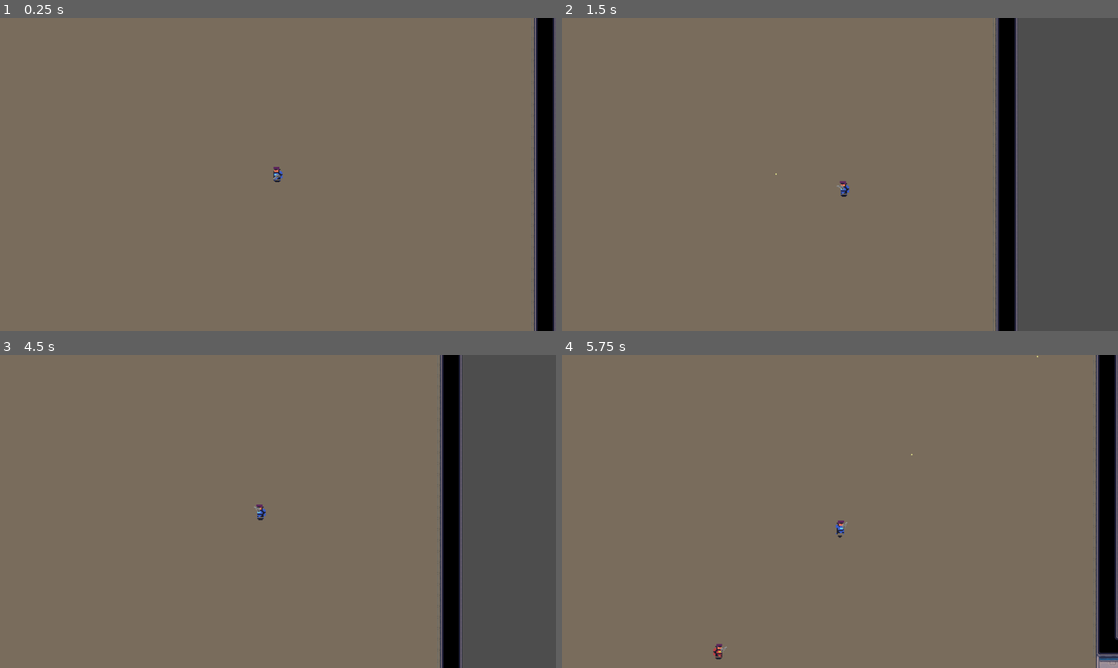
Above: before the commit, frames 1-4 (two rows, left to right).
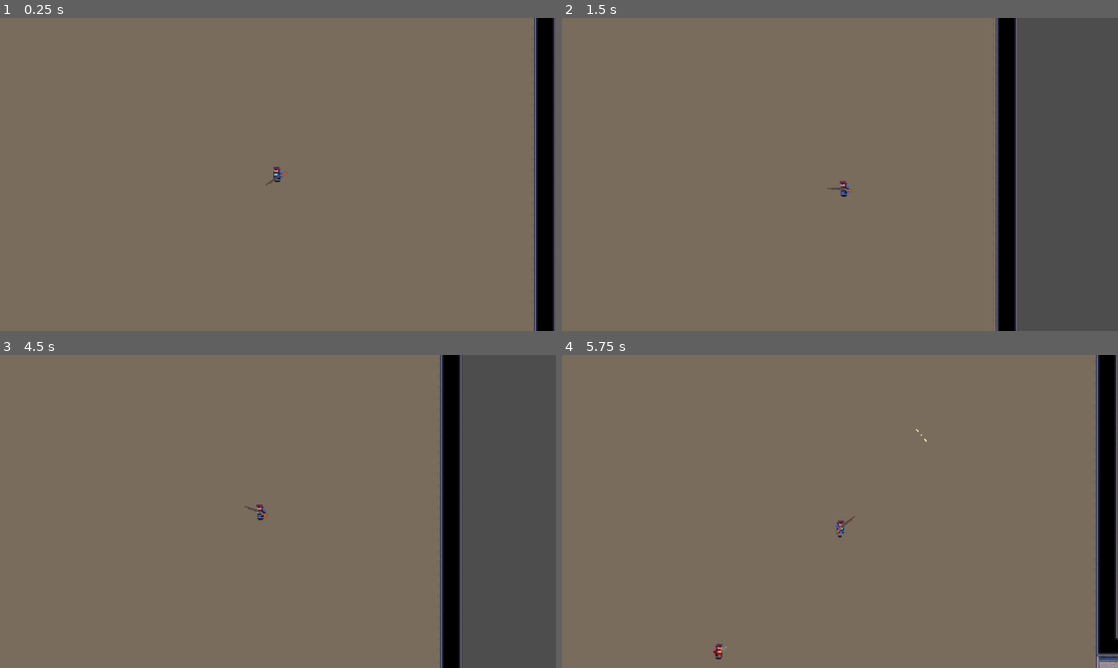
Above: after the commit, the same moments.

Repository: CatsArePanzers/godot-game-project
Game: Godot game, scene res://main.tscn
The game is run twice, just before and just after one commit, with the same random seed, the same clock (stepped at 60 frames per second) and the same inputs.
Inputs (mouse positions are in pixels of both pictures, inside the frame that each line leads up to):
- Up to frame 1 (0.25 s): no input
- Up to frame 2 (1.5 s): tap Enter at 0.5 s; move the mouse to (962, 158) at 0.52 s; press the mouse at (962, 158) at 0.53 s; hold D (move_right) 0.53-1.28 s; move the mouse to (728, 190) at 1.27 s; release the mouse at (728, 190) at 1.28 s; hold S (move_down) from 1.28 s (still down); click (728, 190) at 1.35 s
- Up to frame 3 (4.5 s): move the mouse to (333, 442) at 2.02 s; release S (move_down) at 2.03 s; press the mouse at (333, 442) at 2.03 s; hold D (move_right) 2.03-2.78 s; tap Tab (switch_player) at 2.1, 4.35 s; move the mouse to (250, 574) at 2.77 s; release the mouse at (250, 574) at 2.78 s; hold W (move_up) 2.78-3.53 s; click (250, 574) at 2.85 s; move the mouse to (444, 558) at 3.52 s; press the mouse at (444, 558) at 3.53 s; hold A (move_left) from 3.53 s (still down); move the mouse to (111, 464) at 4.27 s; release the mouse at (111, 464) at 4.28 s
- Up to frame 4 (5.75 s): click (673, 464) at 4.55 s; move the mouse to (867, 511) at 5.02 s; release A (move_left) at 5.03 s; press the mouse at (867, 511) at 5.03 s; hold S (move_down) from 5.03 s (still down)

The runs differ from the first frame. In frame 1, less than 0.1% of the frame differs, in the area x 47-52%, y 48-54%; in frame 2, less than 0.1%; in frame 3, less than 0.1%; in frame 4, less than 0.1%, in the area x 49-86%, y 0-58%.

Commit message:
Implemented shotgun

Diff:
--- a/entities/allies/ally.tscn
+++ b/entities/allies/ally.tscn
@@ -7,6 +7,7 @@
 [ext_resource type="PackedScene" uid="uid://dnf4ifbbuyirc" path="res://weapons/sniper.tscn" id="3_kbuka"]
 [ext_resource type="PackedScene" uid="uid://cjtek7s4wju4r" path="res://team.tscn" id="4_6rg4l"]
 [ext_resource type="PackedScene" uid="uid://cr2tvbx3nmjmu" path="res://weapons/pistol.tscn" id="4_ft6o3"]
+[ext_resource type="PackedScene" uid="uid://e5o8u7v1i8wc" path="res://weapons/shotgun.tscn" id="4_hlhdo"]
 
 [sub_resource type="CapsuleShape2D" id="CapsuleShape2D_f15xe"]
 radius = 11.0
@@ -244,7 +245,18 @@
 
 [node name="WeaponComponent" parent="." instance=ExtResource("3_3nq64")]
 
+[node name="Shotgun" parent="WeaponComponent" instance=ExtResource("4_hlhdo")]
+position = Vector2(4, -3)
+min_spread = 3.0
+max_spread = 5.0
+offset = 10
+
+[node name="Assault" parent="WeaponComponent" instance=ExtResource("2_xh4n6")]
+visible = false
+offset = 5
+
 [node name="Pistol" parent="WeaponComponent" instance=ExtResource("4_ft6o3")]
+visible = false
 position = Vector2(3, -4)
 offset = 4
 
@@ -253,9 +265,6 @@
 position = Vector2(1, -6)
 shot_velocity = 2500
 offset = 3
-
-[node name="Assault" parent="WeaponComponent" instance=ExtResource("2_xh4n6")]
-visible = false
 
 [node name="DetectionZone" type="Area2D" parent="." groups=["Enemy"]]
 scale = Vector2(2.44, 2.32)
--- a/main.gd
+++ b/main.gd
@@ -127,6 +127,8 @@
 		switch_player()
 
 func remove_dead_enemy(dead_enemy):
+	if enemy_controllers.get(dead_enemy) == null:
+		return
 	enemy_controllers[dead_enemy].queue_free()
 	enemy_controllers.erase(dead_enemy)
 	enemies.pop_at(enemies.find(dead_enemy))
--- a/weapons/assault.tscn
+++ b/weapons/assault.tscn
@@ -7,11 +7,12 @@
 [node name="Assault" type="Node2D"]
 script = ExtResource("1_m5o4b")
 bullet = ExtResource("2_rfooa")
+shots_amount = 1
 shot_velocity = 1500
 damage = 15
 min_spread = 1.0
 spread = 0.05
-max_spread = 10.0
+max_spread = 5.0
 offset = 12
 
 [node name="GunSprite" type="Sprite2D" parent="."]
@@ -21,7 +22,7 @@
 region_rect = Rect2(0, 41, 62, 22)
 
 [node name="GunBarrel" type="Marker2D" parent="."]
-position = Vector2(51, 0)
+position = Vector2(53, 0)
 
 [node name="Cooldown" type="Timer" parent="."]
 wait_time = 0.1
--- a/weapons/base/gun.gd
+++ b/weapons/base/gun.gd
@@ -7,6 +7,7 @@
 @onready var barrel = $GunBarrel
 @onready var sprite = $GunSprite
 
+@export var shots_amount:  int = 0
 @export var shot_velocity: int = 0
 @export var damage: 	   int = 0
 
@@ -30,9 +31,11 @@
 	if $Cooldown.is_stopped() == false:
 		return
 
-	var new_bullet = bullet.instantiate()
-	var bullet_direction = (barrel.global_position - self.global_position - generate_bullet_spread()).normalized()
-	GlobalShooting.bullet_fired.emit(new_bullet, barrel.global_position, bullet_direction, team, damage, shot_velocity)
+	for i in shots_amount:
+		var new_bullet = bullet.instantiate()
+		var bullet_direction = (barrel.global_position - self.global_position - generate_bullet_spread()).normalized()
+		GlobalShooting.bullet_fired.emit(new_bullet, barrel.global_position, bullet_direction, team, damage, shot_velocity)
+
 	$Cooldown.start()
 
 	$SpreadTimer.start()
@@ -48,8 +51,8 @@
 
 	var spread_direction = randi_range(-1, 1)
 
-	while spread_direction == 0:
-		spread_direction = randi_range(-1, 1)
+	#while spread_direction == 0:
+	#	spread_direction = randi_range(-1, 1)
 
 	if abs(fmod(global_rotation, PI * 3/4)) < PI/4:
 		bullet_spread.y = min_spread + spread
--- a/weapons/pistol.tscn
+++ b/weapons/pistol.tscn
@@ -7,8 +7,10 @@
 [node name="Pistol" type="Node2D"]
 script = ExtResource("1_5t55i")
 bullet = ExtResource("2_spmrh")
+shots_amount = 1
 shot_velocity = 1500
-damage = 20
+damage = 40
+spread = 0.05
 max_spread = 2.0
 
 [node name="GunSprite" type="Sprite2D" parent="."]
--- /dev/null
+++ b/weapons/shotgun.tscn
@@ -0,0 +1,34 @@
+[gd_scene load_steps=4 format=3 uid="uid://e5o8u7v1i8wc"]
+
+[ext_resource type="Script" path="res://weapons/base/gun.gd" id="1_p3o8n"]
+[ext_resource type="PackedScene" uid="uid://xnajdijjnp6t" path="res://weapons/bullets/bullet.tscn" id="2_7bse7"]
+[ext_resource type="Texture2D" uid="uid://dap412noah47w" path="res://assets/weapons.png" id="3_4fgvf"]
+
+[node name="Shotgun" type="Node2D"]
+script = ExtResource("1_p3o8n")
+bullet = ExtResource("2_7bse7")
+shots_amount = 10
+shot_velocity = 1500
+damage = 20
+min_spread = 2.0
+spread = 1.0
+max_spread = 4.0
+
+[node name="GunSprite" type="Sprite2D" parent="."]
+position = Vector2(16, 1)
+texture = ExtResource("3_4fgvf")
+region_enabled = true
+region_rect = Rect2(0, 160, 70, 14)
+
+[node name="GunBarrel" type="Marker2D" parent="."]
+position = Vector2(51, -5)
+
+[node name="Cooldown" type="Timer" parent="."]
+one_shot = true
+
+[node name="SpreadTimer" type="Timer" parent="."]
+wait_time = 2.5
+one_shot = true
+
+[connection signal="timeout" from="Cooldown" to="." method="_on_timer_timeout"]
+[connection signal="timeout" from="SpreadTimer" to="." method="_on_spread_timer_timeout"]
--- a/weapons/sniper.tscn
+++ b/weapons/sniper.tscn
@@ -7,6 +7,7 @@
 [node name="Sniper" type="Node2D"]
 script = ExtResource("1_eaujs")
 bullet = ExtResource("2_7cxoj")
+shots_amount = 1
 shot_velocity = 4000
 damage = 500
 
@@ -17,7 +18,7 @@
 region_rect = Rect2(98, 201, 89, 19)
 
 [node name="GunBarrel" type="Marker2D" parent="."]
-position = Vector2(61, 0)
+position = Vector2(64, 0)
 
 [node name="Cooldown" type="Timer" parent="."]
 wait_time = 0.8
Not shown: 1 places in entities/allies/ally.tscn that only renumber resources
